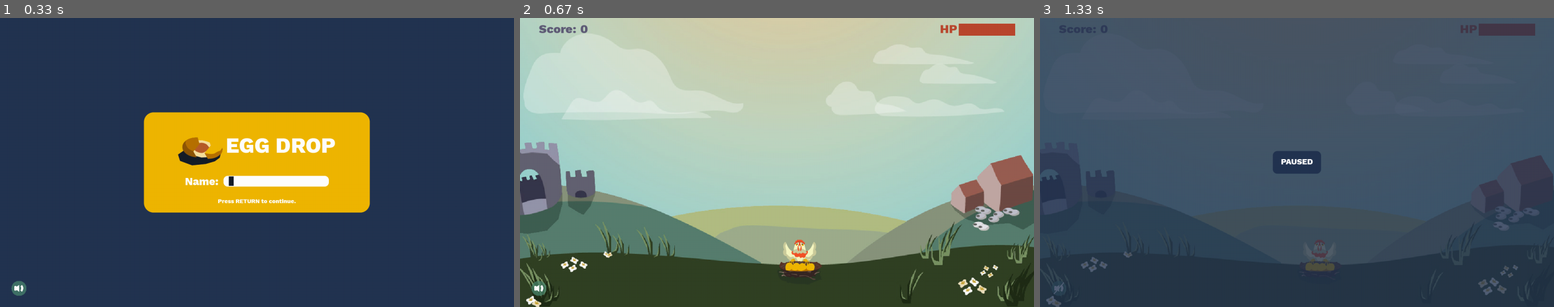
Above: before the commit, frames 1-3 (left to right).
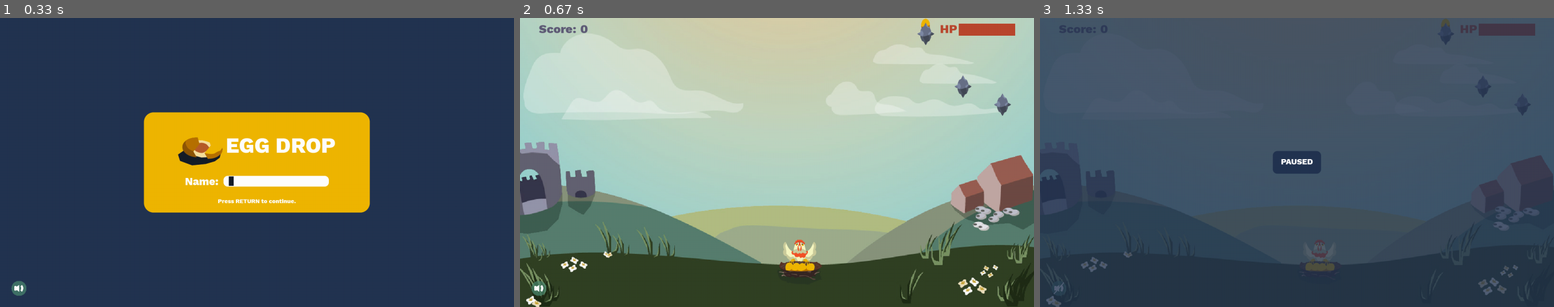
Above: after the commit, the same moments.

Repository: mokuki082/EggDrop
Game: pygame game, started from game.py
Same seed, same stepped clock (60 frames per second), same inputs: the game is played once before the commit and once after it.
Inputs (mouse positions are in pixels of both pictures, inside the frame that each line leads up to):
- Up to frame 1 (0.33 s): no input
- Up to frame 2 (0.67 s): tap Enter at 0.33 s
- Up to frame 3 (1.33 s): tap P at 0.67 s; click (1060, 286) at 1.1 s

Frame 1 is identical in both runs. In frame 2, 0.4% of the frame differs, in the area x 77-96%, y 0-34%; in frame 3, 0.2%.

Commit message:
Minor changes

Diff:
--- a/data/user_data.json
+++ b/data/user_data.json
@@ -1 +1 @@
-{"Test": {"volume": true, "screen_height": 600, "highscore": [12, 8, 15], "screen_width": 800}, "Hello": {"volume": true, "screen_height": 600, "highscore": [5, 73, 69, 3, 18], "screen_width": 800}}
+{"Hello": {"volume": true, "screen_height": 600, "screen_width": 800, "highscore": [5, 73, 69, 3, 18]}, "test": {"volume": true, "screen_height": 768, "screen_width": 1366, "highscore": [2]}, "Moku": {"volume": true, "screen_height": 768, "screen_width": 1366, "highscore": [262, 11]}, "BEATMAASS": {"volume": true, "screen_height": 768, "screen_width": 1366, "highscore": [79, 0, 37]}, "Kent": {"volume": true, "screen_height": 768, "screen_width": 1366, "highscore": [14]}, "Test": {"volume": true, "screen_height": 600, "screen_width": 800, "highscore": [12, 8, 15, 0, 5, 1]}, "SOmethingelse": {"volume": true, "screen_height": 768, "screen_width": 1366, "highscore": [2]}, "TEST": {"volume": true, "screen_height": 768, "screen_width": 1366, "highscore": [7]}}
--- a/game.py
+++ b/game.py
@@ -25,9 +25,9 @@
         self.lost_screen = LostScreen()
         # Pause icon
         self.pause = Pause()
-        #########################
-        # Dropping Game Objects #
-        #########################
+        #####################
+        # Main Game Objects #
+        #####################
         # Initialize eggs (gold)
         self.egg_sprites = pygame.sprite.Group()
         # Initialize rock eggs
@@ -84,7 +84,6 @@
         pause = False
         droped_chick = False
         while 1:
-            self.clock.tick(25)
             # Event handler
             for event in pygame.event.get():
                 if event.type == pygame.QUIT:
@@ -94,7 +93,7 @@
                 if event.type == KEYDOWN and event.key == K_ESCAPE: # Quit game
                     if self.user_data_f: # Close current file no matter what
                         self.user_data_f.close()
-                    if current_screen == 'game_play':
+                    if not current_screen == 'start_screen':
                         current_screen = 'start_screen'
                         started = False
                     else:
@@ -150,6 +149,7 @@
                 self.volumn_button.render(self.screen)
                 self.start_screen.render(self.screen)
                 pygame.display.update()
+                time.sleep(0.02)
                 continue
 
             if current_screen == 'highscore_screen':
@@ -157,6 +157,7 @@
                 self.volumn_button.render(self.screen)
                 self.highscore.render(self.screen)
                 pygame.display.update()
+                time.sleep(0.02)
                 continue
 
             # User has lost
@@ -179,6 +180,7 @@
                 self.volumn_button.render(self.screen)
                 self.lost_screen.render(self.screen)
                 pygame.display.update()
+                time.sleep(0.1)
                 continue
 
             if current_screen == 'game_play':
@@ -195,6 +197,7 @@
                     darken_screen.render(self.screen)
                     self.pause.render(self.screen)
                     pygame.display.update()
+                    time.sleep(0.1)
                     continue
 
                 keys_pressed = pygame.key.get_pressed()
@@ -262,6 +265,7 @@
                 self.hp.render(self.screen)
                 self.volumn_button.render(self.screen)
                 pygame.display.update()
+                time.sleep(0.01)
 
 
 
--- a/helper.py
+++ b/helper.py
@@ -1,6 +1,8 @@
 import pygame
 import os, sys
 from pygame.locals import *
+import socketserver
+import socket
 
 def min(a, b):
     return a if a < b else b
--- a/sprites.py
+++ b/sprites.py
@@ -270,7 +270,7 @@
 
 class StoneEgg(Egg):
     def __init__(self):
-        super().__init__('stone_egg_40.png', height=35, drop_vel=random.randint(10,15))
+        super().__init__('stone_egg_40.png', height=60, drop_vel=random.randint(10,15))
 
 class GoldEgg(Egg):
     def __init__(self):
Not shown, added: SrcArt
